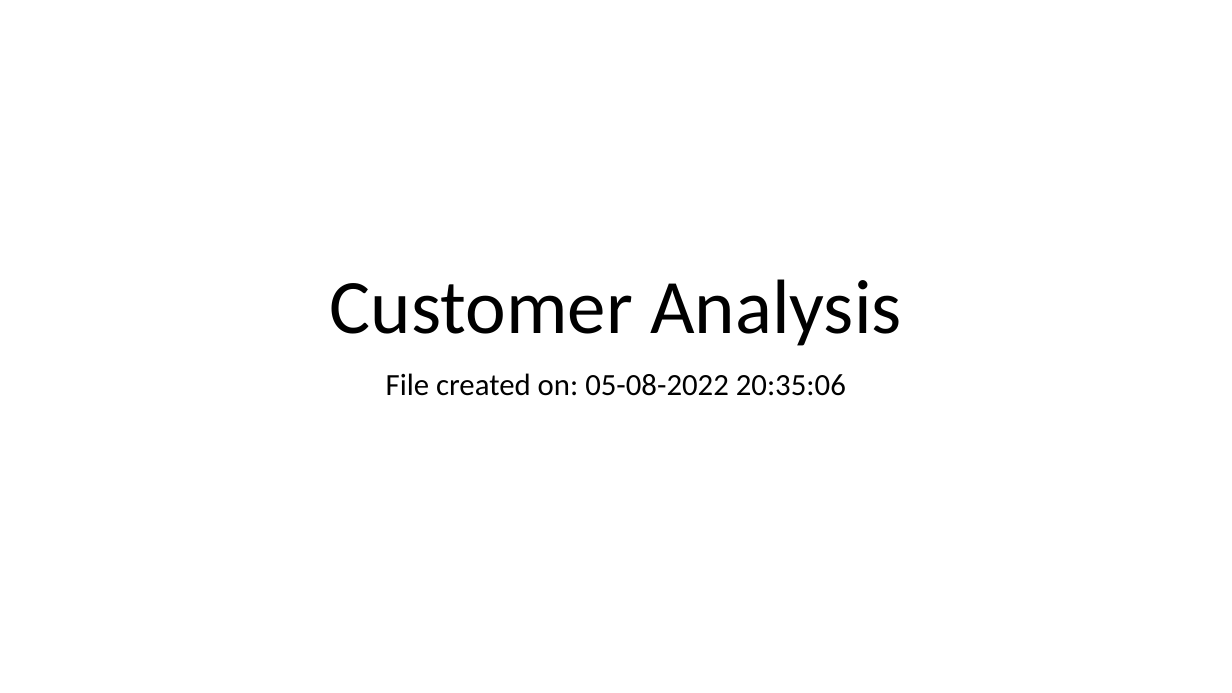
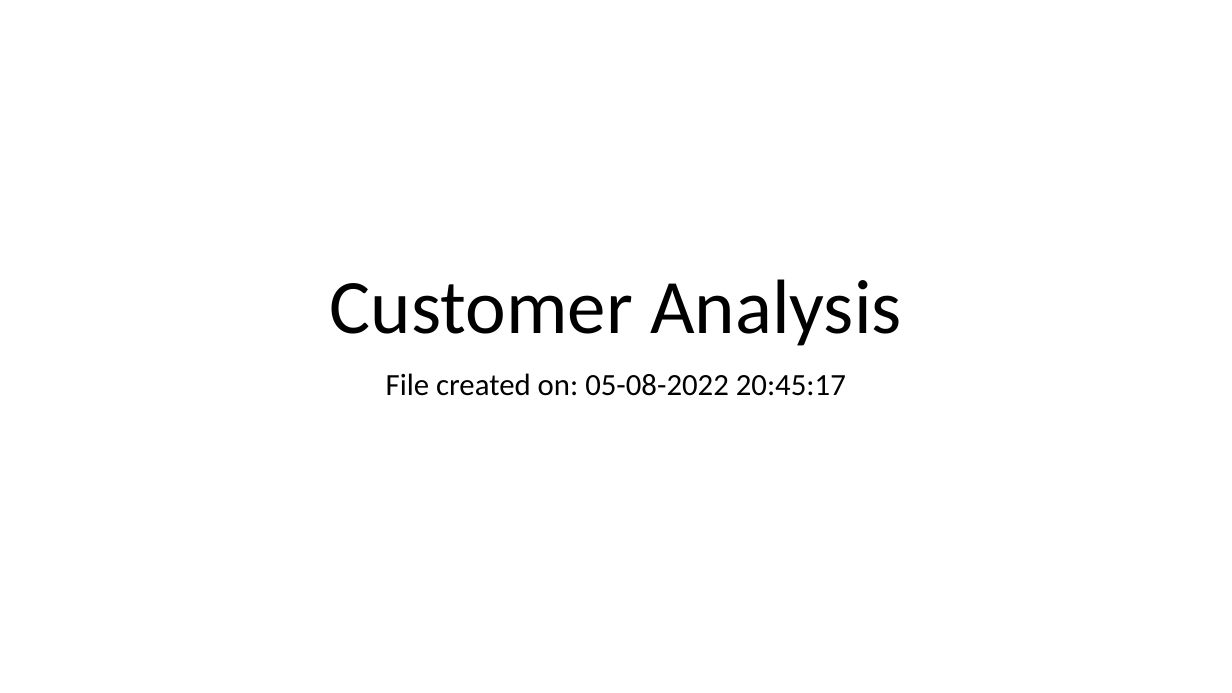
Before and after one commit to roshnamole/Customer-Analysis, a slide deck: slide 1 of Customer Analysis ppt.pptx. Drawn at 1232x693 pixels with LibreOffice and Linux fonts; fonts in the diff are those of the drawing. Boxes give left, top, right and bottom in pixels: in the first picture for what was removed or moved away, otherwise in the second. Text is boxed around its words. In the diff, an @@ line names an element or a change of style, - is before the commit and + after.

```diff
--- a/Customer Analysis ppt.pptx
+++ b/Customer Analysis ppt.pptx
@@ subtitle at (386, 373, 846, 396): text changed @@
-File created on: 05-08-2022 20:35:06
+File created on: 05-08-2022 20:45:17
```
Also in this commit, not shown: 1 other file.
